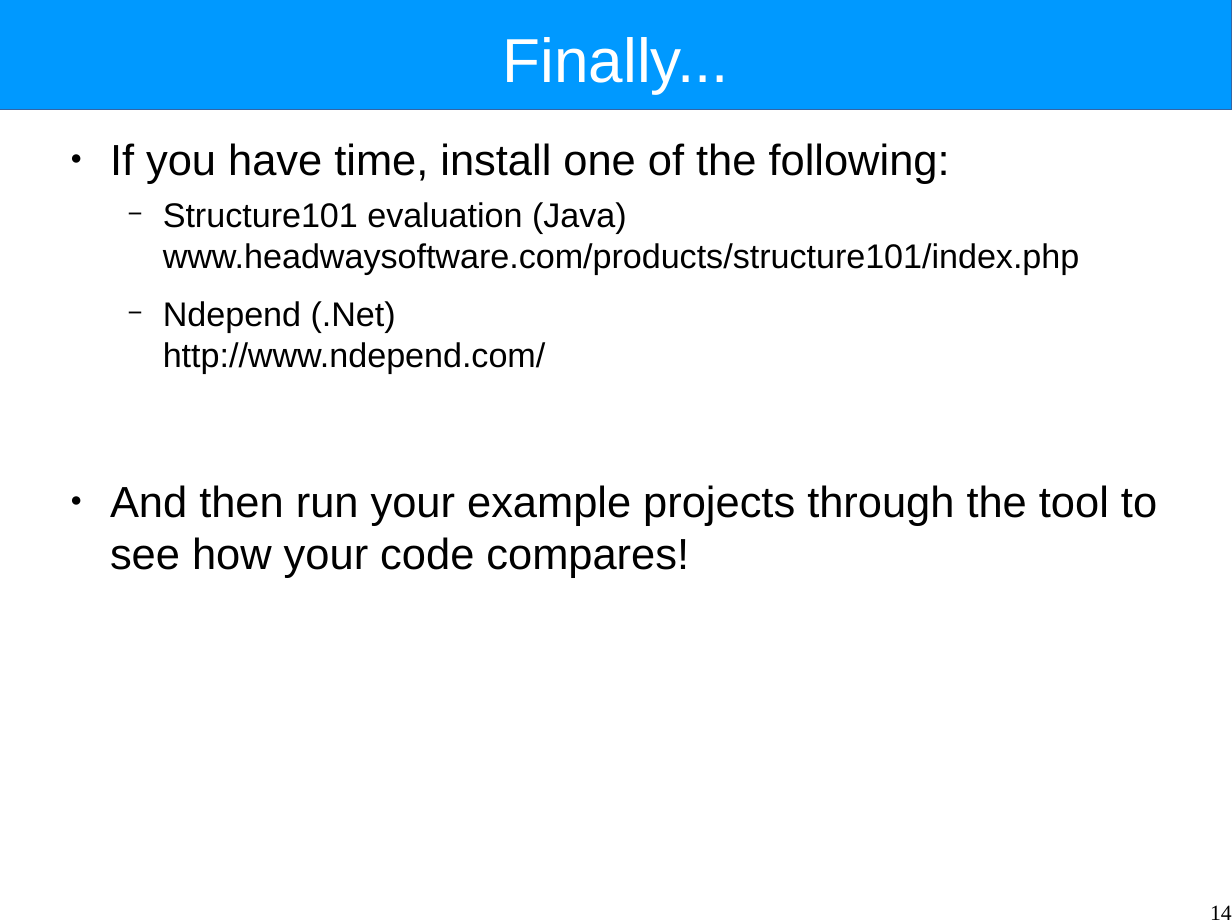
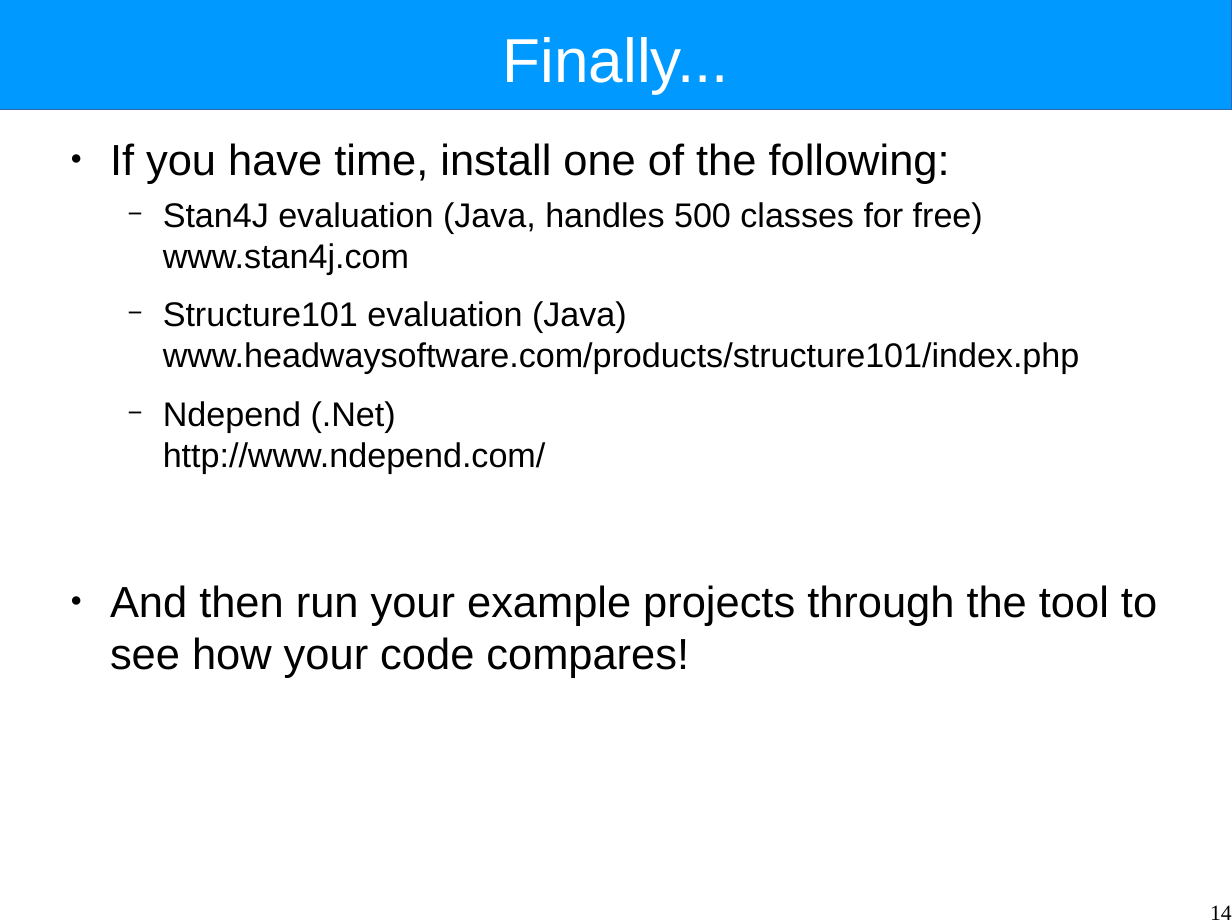
Before and after one commit to Intrinsarc/intrinsarc-evolve, a slide deck: slide 14 of Academic Work/lectures/system-structure-tutorial.odp. Drawn at 1232x924 pixels with LibreOffice and Linux fonts; fonts in the diff are those of the drawing. Boxes give left, top, right and bottom in pixels: in the first picture for what was removed or moved away, otherwise in the second. Text is boxed around its words. In the diff, an @@ line names an element or a change of style, - is before the commit and + after.

```diff
--- a/Academic Work/lectures/system-structure-tutorial.odp
+++ b/Academic Work/lectures/system-structure-tutorial.odp
@@ text at (x1=163, y1=202, x2=983, y2=274): paragraph added @@
+  − Stan4J evaluation (Java, handles 500 classes for free)
+    www.stan4j.com
```
Also in this commit, not shown: 5 other slides changed, 4 other files.
